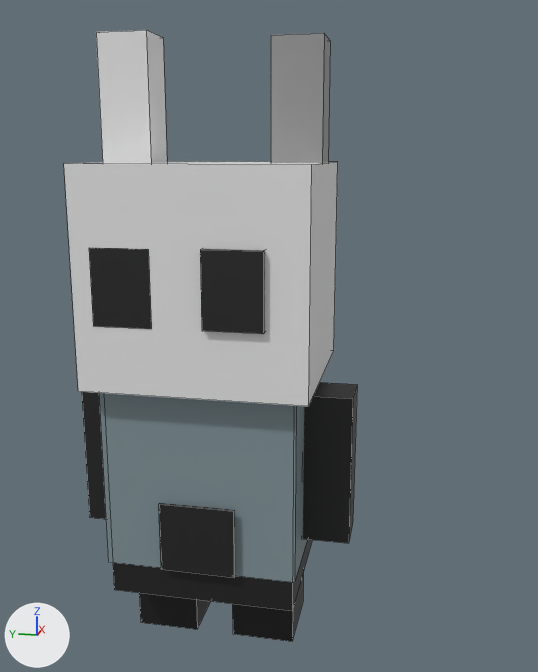
An edit to the Blender file modelos/Hollow_knigth.blend, drawn before and after from the same camera.
Rendered twice from a 50 mm camera at (-4.43, -0.91, 3.29) aimed at (0.34, 0.04, 2.1). Lighting does not change. The marker at lower left points along +X, +Y and +Z. Mesh edges are drawn as thin lines.

The first picture shows 'Cubo.003', 'brazo izq', 'brazo izq.001', 'brazo izq.002', 'brazo izq.003', 'brazo izq.004', 'brazo izq.005', 'cabeza', 'pierna der', 'pierna izq', 'torso', 'torso.001'.
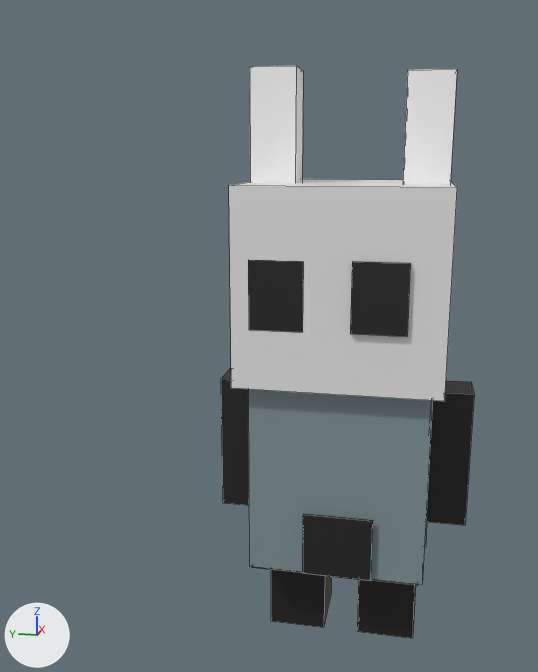
Scene script edits in JSON lines:
```json
{"op": "set", "path": "mat_material_001.base_color", "old": "(0.00808, 0.00808, 0.00808)", "new": "(0.662, 0.662, 0.662)", "note": "black #161616 -> light grey #d5d5d5"}
{"block": "me_cube_003", "where": "me_cube_003.from_pydata(...)  # 8 vertices, 6 faces; spans x -1.0..1.0, y -1.0..1.0, z -1.0..1.0"}
{"block": "me_cube_003", "where": "# used by ob_torso; location = (-0.047, 0.3, 1.425); scale = (0.45, 0.57, 0.82)"}
{"block": "me_cube_003", "change": "me_cube_003 part 1"}
{"op": "set", "path": "me_cube_003.vertices[6].co", "old": "(-1.0, -1.0, 1.0)", "new": "(-1.06, -1.05, 1.03)"}
{"block": "me_cube_012", "where": "me_cube_012.from_pydata(...)  # 8 vertices, 6 faces; spans x -1.0..1.0, y -1.0..1.0, z -1.0..1.0"}
{"op": "remove", "block": "me_cube_012", "code": "me_cube_012.materials.append(mat_material_003)  # grey #9b9b9b"}
{"op": "add", "block": "me_cube_012", "code": "me_cube_012.materials.append(mat_material_004)  # white #e7e7e7"}
{"op": "add", "block": "ob_pierna_der", "code": "ob_pierna_der.parent = ob_torso"}
{"op": "add", "block": "ob_pierna_der", "code": "ob_pierna_der.matrix_parent_inverse = Matrix(((2.222, 0.0, 0.0, 0.0551), (0.0, 1.754, 0.0, -0.586), (0.0, 0.0, 1.22, -1.946), (0.0, 0.0, 0.0, 1.0)))"}
{"op": "set", "path": "ob_torso.location", "old": "(-0.047, 0.3, 1.425)", "new": "(0.598, -0.445, 1.289)"}
{"op": "add", "block": "ob_pierna_izq", "code": "ob_pierna_izq.parent = ob_torso"}
{"op": "add", "block": "ob_pierna_izq", "code": "ob_pierna_izq.matrix_parent_inverse = Matrix(((2.222, 0.0, 0.0, 0.0551), (0.0, 1.754, 0.0, -0.586), (0.0, 0.0, 1.22, -1.946), (0.0, 0.0, 0.0, 1.0)))"}
{"op": "set", "path": "ob_brazo_izq_002", "old": "bpy.data.objects.new('brazo izq.002', me_cube_011)", "new": "bpy.data.objects.new('brazo izq.002', me_cube_012)"}
{"op": "set", "path": "ob_brazo_izq_002.location", "old": "(-0.172, 2.731, 3.117)", "new": "(0.0774, 1.089, 3.085)"}
{"op": "set", "path": "ob_brazo_izq_003", "old": "bpy.data.objects.new('brazo izq.003', me_cube_012)", "new": "bpy.data.objects.new('brazo izq.003', me_cube_011)"}
{"op": "set", "path": "ob_brazo_izq_003.location", "old": "(0.0774, 1.089, 3.085)", "new": "(-0.172, 2.731, 3.117)"}
{"op": "add", "block": "ob_torso_001", "code": "ob_torso_001.parent = ob_torso"}
{"op": "add", "block": "ob_torso_001", "code": "ob_torso_001.matrix_parent_inverse = Matrix(((2.222, 0.0, 0.0, 0.0551), (0.0, 1.754, 0.0, -0.586), (0.0, 0.0, 1.22, -1.946), (0.0, 0.0, 0.0, 1.0)))"}
{"op": "set", "path": "ob_torso_001.location", "old": "(-0.0143, 0.306, 1.622)", "new": "(-0.0143, 0.325, 1.622)"}
{"op": "add", "block": "ob_cubo_003", "code": "ob_cubo_003.parent = ob_torso"}
{"op": "add", "block": "ob_cubo_003", "code": "ob_cubo_003.matrix_parent_inverse = Matrix(((2.222, 0.0, 0.0, 0.0551), (0.0, 1.754, 0.0, -0.586), (0.0, 0.0, 1.22, -1.946), (0.0, 0.0, 0.0, 1.0)))"}
```

Where the change shows, as pixel boxes [x1, y1, x2, y2] in the pictures (538 x 672 px):
```json
{"object": "cabeza", "change": "moved", "before": [64, 161, 338, 407], "after": [229, 179, 457, 401]}
{"object": "torso.001", "change": "moved", "before": [99, 393, 307, 583], "after": [248, 389, 432, 585]}
{"object": "brazo izq.002", "change": "recoloured, moved, reshaped", "before": [96, 30, 167, 163], "after": [403, 69, 457, 184], "on screen": "24% narrower, 13% shorter"}
{"object": "brazo izq.001", "change": "moved", "before": [303, 382, 357, 543], "after": [426, 381, 474, 525]}
{"object": "brazo izq.003", "change": "recoloured, moved, reshaped", "before": [271, 33, 330, 163], "after": [250, 66, 303, 183], "on screen": "10% narrower, 10% shorter"}
{"object": "brazo izq.004", "change": "moved", "before": [200, 249, 265, 334], "after": [350, 261, 410, 337]}
{"object": "Cubo.003", "change": "moved", "before": [159, 503, 235, 578], "after": [303, 514, 373, 581]}
{"object": "brazo izq.005", "change": "moved", "before": [89, 248, 151, 329], "after": [248, 260, 303, 332]}
{"object": "brazo izq", "change": "moved", "before": [82, 392, 106, 519], "after": [221, 368, 249, 505]}
{"object": "torso", "change": "reshaped, moved", "before": [113, 539, 312, 611], "after": [252, 567, 418, 585]}
{"object": "pierna izq", "change": "recoloured, moved", "before": [232, 575, 303, 642], "after": [357, 580, 415, 638]}
{"object": "pierna der", "change": "recoloured, moved", "before": [139, 593, 211, 630], "after": [271, 570, 331, 628]}
{"object": "Plano", "change": "now drawn", "after": [424, 522, 427, 547]}
```
